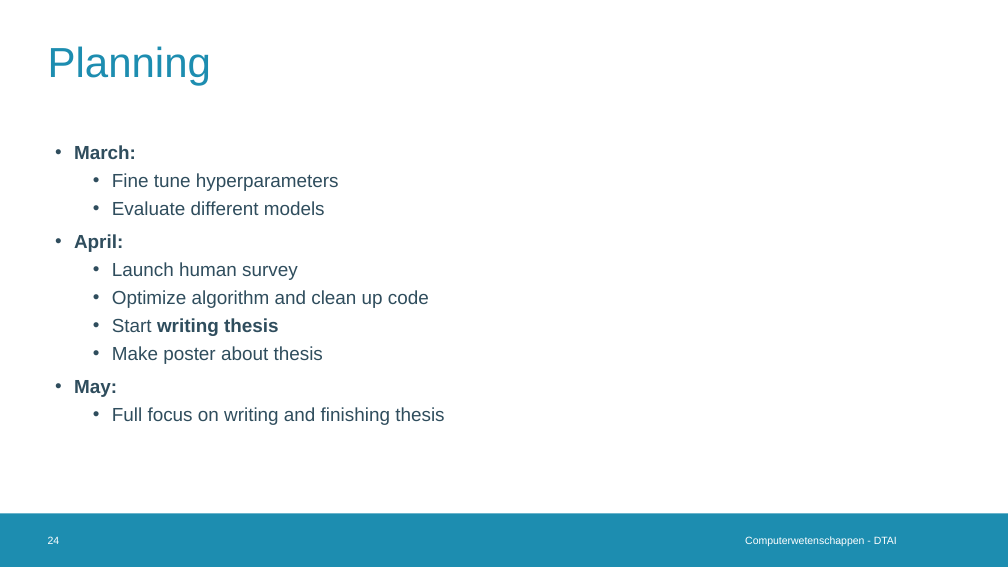
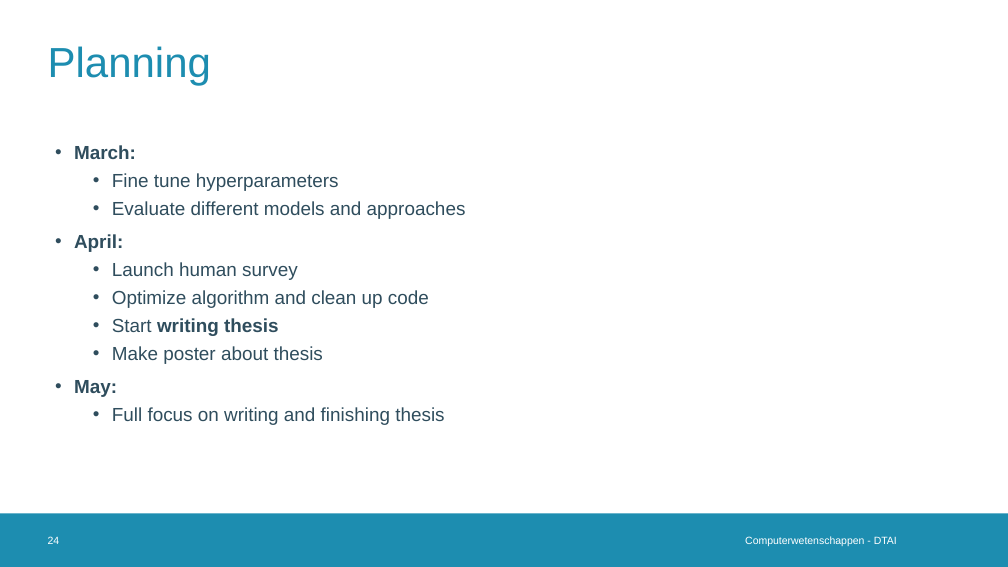
Before and after one commit to Alintermans/Thesis, a slide deck: slide 24 of Presentations/Third Intermediate Presentation/Presentation.pptx. Drawn at 1008x567 pixels with LibreOffice and Linux fonts; fonts in the diff are those of the drawing; background and template pictures are left out. Boxes give left, top, right and bottom in pixels: in the first picture for what was removed or moved away, otherwise in the second. Text is boxed around its words. In the diff, an @@ line names an element or a change of style, - is before the commit and + after.

```diff
--- a/Presentations/Third Intermediate Presentation/Presentation.pptx
+++ b/Presentations/Third Intermediate Presentation/Presentation.pptx
@@ text at <box>112,201,466,219</box>: text changed @@
-  • Evaluate different models
+  • Evaluate different models and approaches
```
Also in this commit, not shown: 6 other files.
